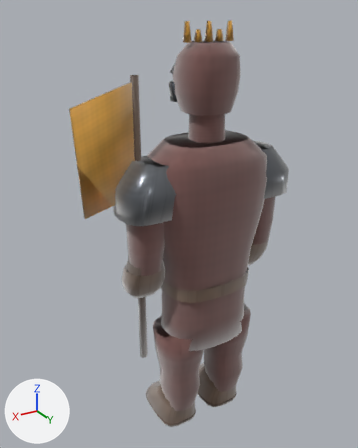
Renders of the glTF model public/assets/models/characters/flagbearer.glb from each side of a commit.
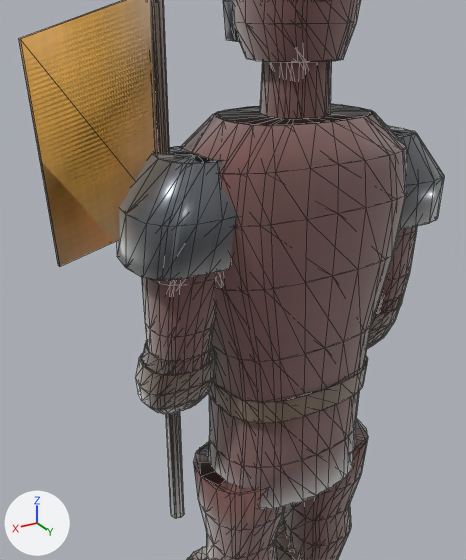
Old and new are each drawn whole from a camera (50 mm lens) standing at (1.23, 1.82, 2.09) and looking at (0.11, -0.06, 1.15) and again close up from a camera (50 mm lens) standing at (0.92, 1.25, 1.8) and looking at (0.13, -0.07, 1.14). The axes (+X, +Y, +Z) are drawn at lower left. The lights are the same throughout. The last two pictures show the newer version. The close-ups show mesh edges as thin lines. Where no turn or scale is listed for an object, it has been applied to the vertices. Vertices at exactly the same position are counted once.

Objects in the first close-up: 'LOD0_PROD_body', 'LOD0_PROD_weapon', 'LOD1_PROD_body', 'LOD1_PROD_weapon', 'LOD2_PROD_body'.
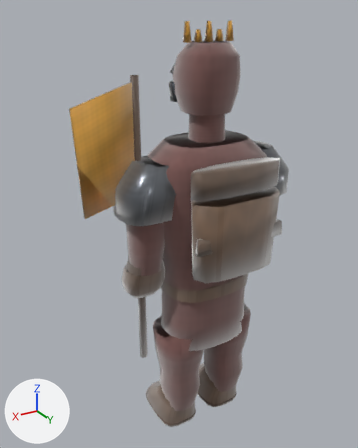
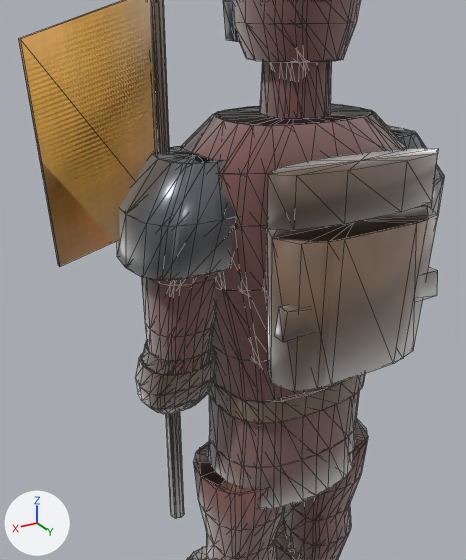
Boxes [x1, y1, x2, y2] around the edits, measured in the close-ups (466 x 560 px):
part 1 of me_lod0_prod_body_003, added: after [275, 267, 438, 342]
part 2 of me_lod0_prod_body_003, added: after [267, 205, 438, 392]
part 3 of me_lod0_prod_body_003, added: after [267, 148, 438, 230]
part 4 of me_lod1_prod_body_003, added: after [274, 206, 428, 389]

The change in detail:
me_lod0_prod_body_003 is used by ob_lod0_prod_body; location (0.0, 0.0, 0.0).
me_lod0_prod_body_003 had 1161 vertices, 1944 faces and spanned x -0.44..0.44, y -0.27..0.18, z 0.01..2.05.
me_lod0_prod_body_003 now has 1213 vertices, 2036 faces and spans x -0.44..0.44, y -0.27..0.32, z 0.01..2.05.
me_lod0_prod_body_003 part 1: the loose piece of 8 vertices spanning x -0.04..0.04, y -0.22..-0.2, z 1.21..1.34 is copied, and the copy is scaled about its middle by (5.88, 1.4, 0.504), then moved by (0.0, 0.49, -0.09), in mat_mat_flagbearer_leather; it spans x -0.22..0.22, y 0.26..0.29, z 1.16..1.22.
me_lod0_prod_body_003 part 2: a new loose piece of 22 vertices spanning x -0.22..0.22, y 0.15..0.32, z 1.01..1.36, in mat_mat_flagbearer_leather.
me_lod0_prod_body_003 part 3: a new loose piece of 22 vertices spanning x -0.23..0.23, y 0.18..0.29, z 1.39..1.5, in mat_mat_flagbearer_leather.
me_lod1_prod_body_003 is used by ob_lod1_prod_body; location (0.0, 0.0, 0.0).
me_lod1_prod_body_003 had 695 vertices, 1146 faces and spanned x -0.44..0.44, y -0.27..0.18, z 0.01..2.05.
me_lod1_prod_body_003 now has 709 vertices, 1170 faces and spans x -0.44..0.44, y -0.27..0.31, z 0.01..2.05.
me_lod1_prod_body_003 part 4: a new loose piece of 14 vertices spanning x -0.22..0.22, y 0.16..0.31, z 1.01..1.36, in mat_mat_flagbearer_body.
